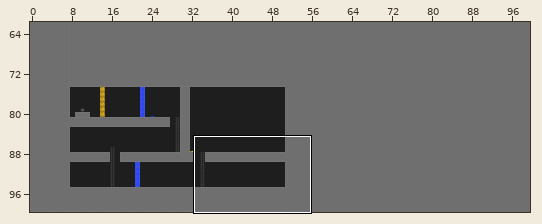
Two states of a Tiled map, maps/level_3.tmx. The first picture is a wide view before the edit; the outline marks the close-up.
Close-up. Before:
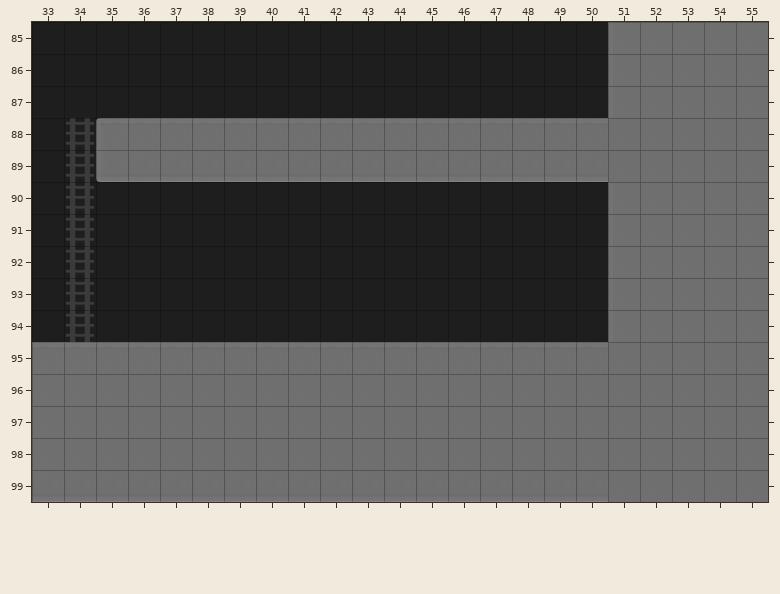
Cells are 128x128 px. Shown: x 33..55, y 85..99. The commit also changed other parts of the map, which this record leaves out.
After the commit:
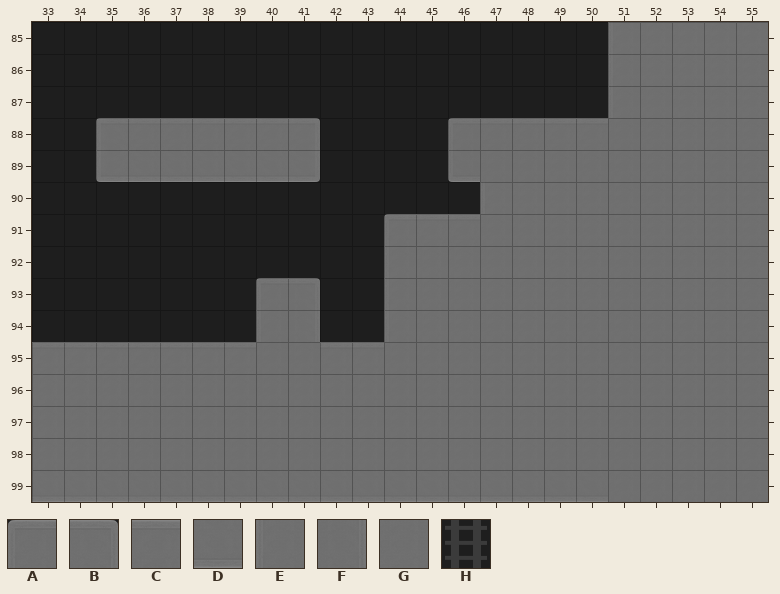
Key: from "Tiles": A 156 "ConcreteLeft", B 156 flipped left-right "ConcreteLeft", C 157 "ConcreteMid", D 157 flipped up-down "ConcreteMid", E 160 "ConcreteSide", F 160 flipped left-right "ConcreteSide", G 161 "Concrete", H 170 "Ladder".
_ is an empty cell.
Diff:
{"where": "layer \"Platforms\""}
{"y":88,"x":42,"old":"CCCC","new":"____"}
{"y":89,"x":42,"old":"DDDD","new":"____"}
{"y":89,"x":47,"old":"DDDD","new":"GGGG"}
{"y":90,"x":47,"old":"____","new":"EGGG"}
{"y":91,"x":44,"old":"_______","new":"ACCGGGG"}
{"y":92,"x":44,"old":"_______","new":"EGGGGGG"}
{"y":93,"x":40,"old":"__","new":"AB"}
{"y":93,"x":44,"old":"_______","new":"EGGGGGG"}
{"y":94,"x":40,"old":"__","new":"EF"}
{"y":94,"x":44,"old":"_______","new":"EGGGGGG"}
{"y":95,"x":40,"old":"CC","new":"GG"}
{"y":95,"x":44,"old":"CCCCCCC","new":"GGGGGGG"}
{"where": "layer \"Ladders #2\" (removed)"}
{"y":88,"x":34,"old":"H","new":"_"}
{"y":89,"x":34,"old":"H","new":"_"}
{"y":90,"x":34,"old":"H","new":"_"}
{"y":91,"x":34,"old":"H","new":"_"}
{"y":92,"x":34,"old":"H","new":"_"}
{"y":93,"x":34,"old":"H","new":"_"}
{"y":94,"x":34,"old":"H","new":"_"}
{"label":"removed","picture_box":[66,118,94,342]}
{"label":"changed","picture_box":[320,118,608,344]}
{"label":"changed","picture_box":[256,278,320,344]}
